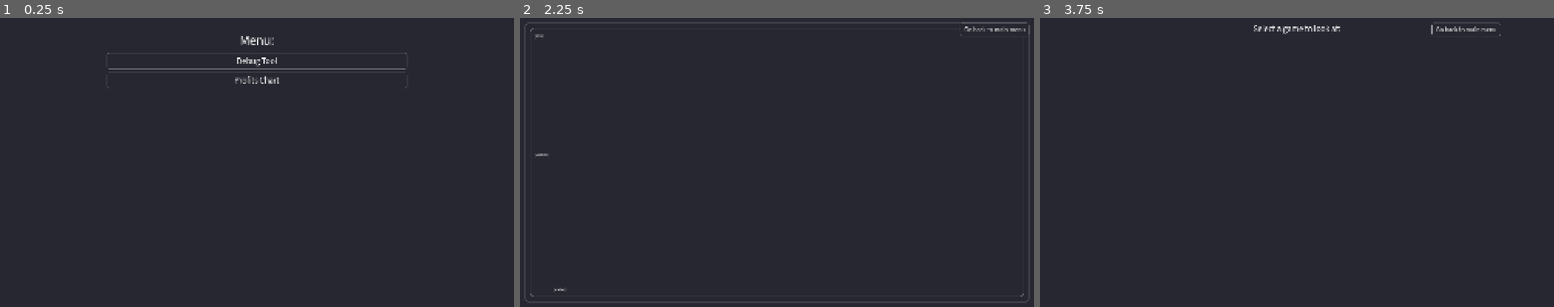
Above: before the commit, frames 1-3 (left to right).
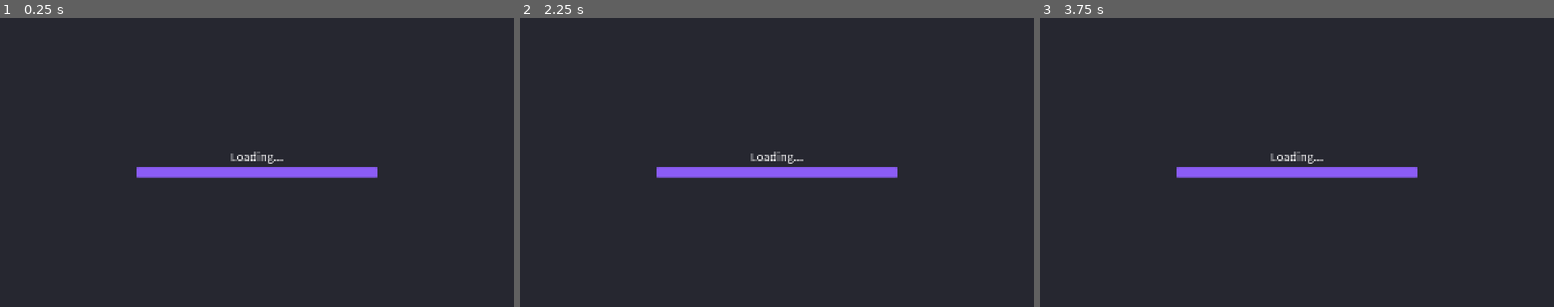
Above: after the commit, the same moments.

Repository: TaianRmos/are-ya-winamaxing-son
Game: Godot game, scene res://scenes/loading.tscn
Two runs of this game, one before a commit and one after it. Both use one fixed random seed, a clock stepped at 60 frames per second and the inputs below.
Inputs (mouse positions are in pixels of both pictures, inside the frame that each line leads up to):
- Up to frame 1 (0.25 s): no input
- Up to frame 2 (2.25 s): click (777, 61) at 0.5 s, where only the run before the commit has a clickable "Debug Tool"; click (946, 29) at 1.25 s, where only the run before the commit has a clickable "Go back to main menu"; click (777, 81) at 2 s, where only the run before the commit has a clickable "Profits Chart"
- Up to frame 3 (3.75 s): click (1512, 29) at 2.75 s, where only the run before the commit has a clickable "Go back to main menu"; click (1297, 61) at 3.5 s, where only the run before the commit has a clickable "Debug Tool"

The runs differ from the first frame. In frame 1, 2.5% of the frame differs, in the area x 20-80%, y 6-56%; in frame 2, 2.2%; in frame 3, 2.3%.

Commit message:
Small fix on loading several accounts

Diff:
--- a/scenes/loading.gd
+++ b/scenes/loading.gd
@@ -20,7 +20,7 @@
 	# If the loading is too fast, we need to call the
 	# method manually because the signal fired before
 	# we had the time to connect to it
-	if Globals.get_percentage_parsed() == 100:
+	if Globals.get_percentage_parsed() == 100 and Globals.accounts.size() == 1:
 		call_deferred("_on_parsing_finished")
 
 
